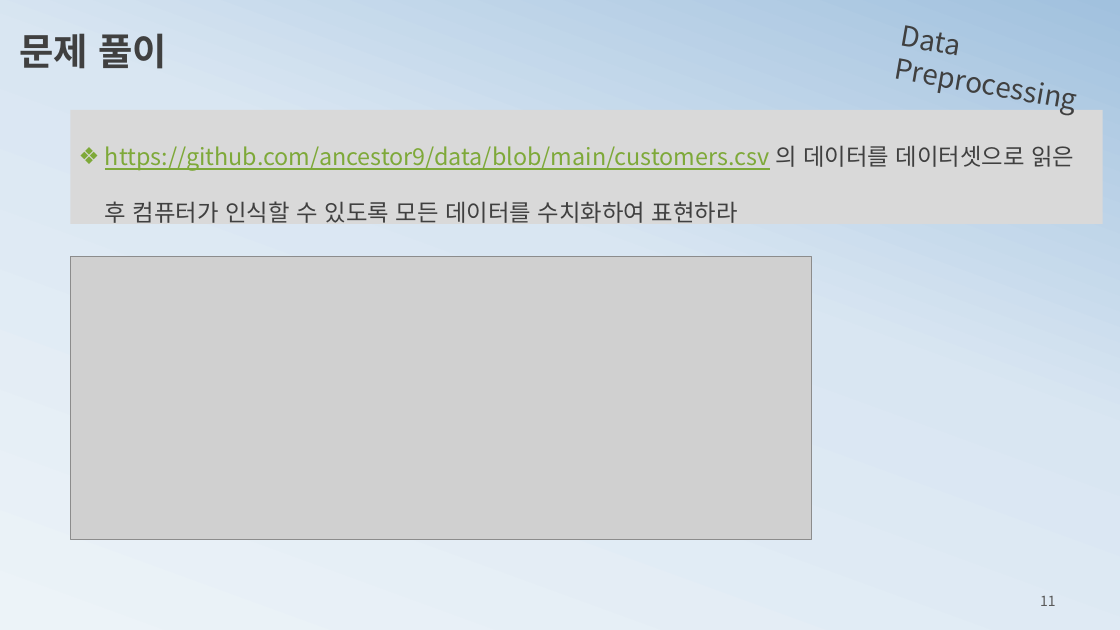
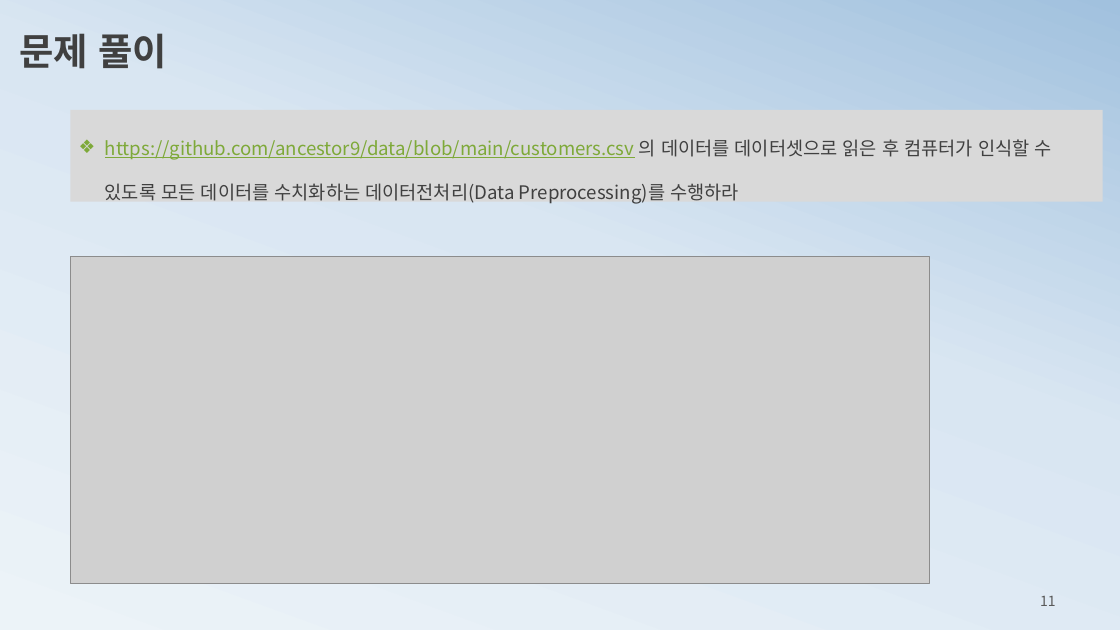
Before and after one commit to ancestor9/mathematics-for-machine-learning, a slide deck: slide 11 of 1_statistics for machine learning.pptx. Drawn at 1120x630 pixels with LibreOffice and Linux fonts; fonts in the diff are those of the drawing; grey boxes stand for pictures. Boxes give left, top, right and bottom in pixels: in the first picture for what was removed or moved away, otherwise in the second. Text is boxed around its words. In the diff, an @@ line names an element or a change of style, - is before the commit and + after.

```diff
--- a/1_statistics for machine learning.pptx
+++ b/1_statistics for machine learning.pptx
@@ text removed at [899,25,958,60] @@
-Data Preprocessing
@@ rectangle "https://github.com/ancestor9/data/blob/main/customers.csv 의  ...": place and size @@
-rectangle "https://github.com/ancestor9/data/blob/main/customers.csv 의  ..." at [71,110,1102,224]
+rectangle "https://github.com/ancestor9/data/blob/main/customers.csv 의  ..." at [71,110,1102,202]
@@ text in rectangle at [105,139,1052,204]: text changed; size 20 to 16 pt; text colour #7EA939 to #404040 @@
-❖ https://github.com/ancestor9/data/blob/main/customers.csv 의 데이터를 데이터셋으로 읽은 후 컴퓨터가 인식할 수 있도록 모든 데이터를 수치화하여 표현하라
+❖ https://github.com/ancestor9/data/blob/main/customers.csv 의 데이터를 데이터셋으로 읽은 후 컴퓨터가 인식할 수 있도록 모든 데이터를 수치화하는 데이터전처리(Data Preprocessing)를 수행하라
@@ picture: place and size @@
-picture at [71,256,812,539]
+picture at [71,256,929,584]
```
Also in this commit, not shown: 18 other slides changed, 5 slides added, 2 slides removed.
